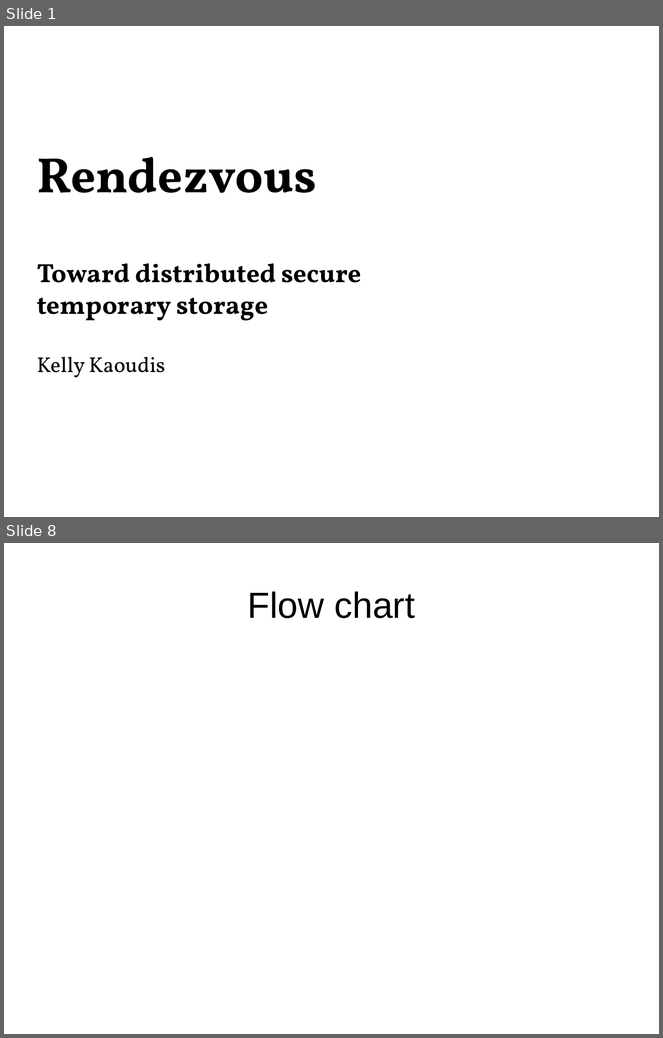
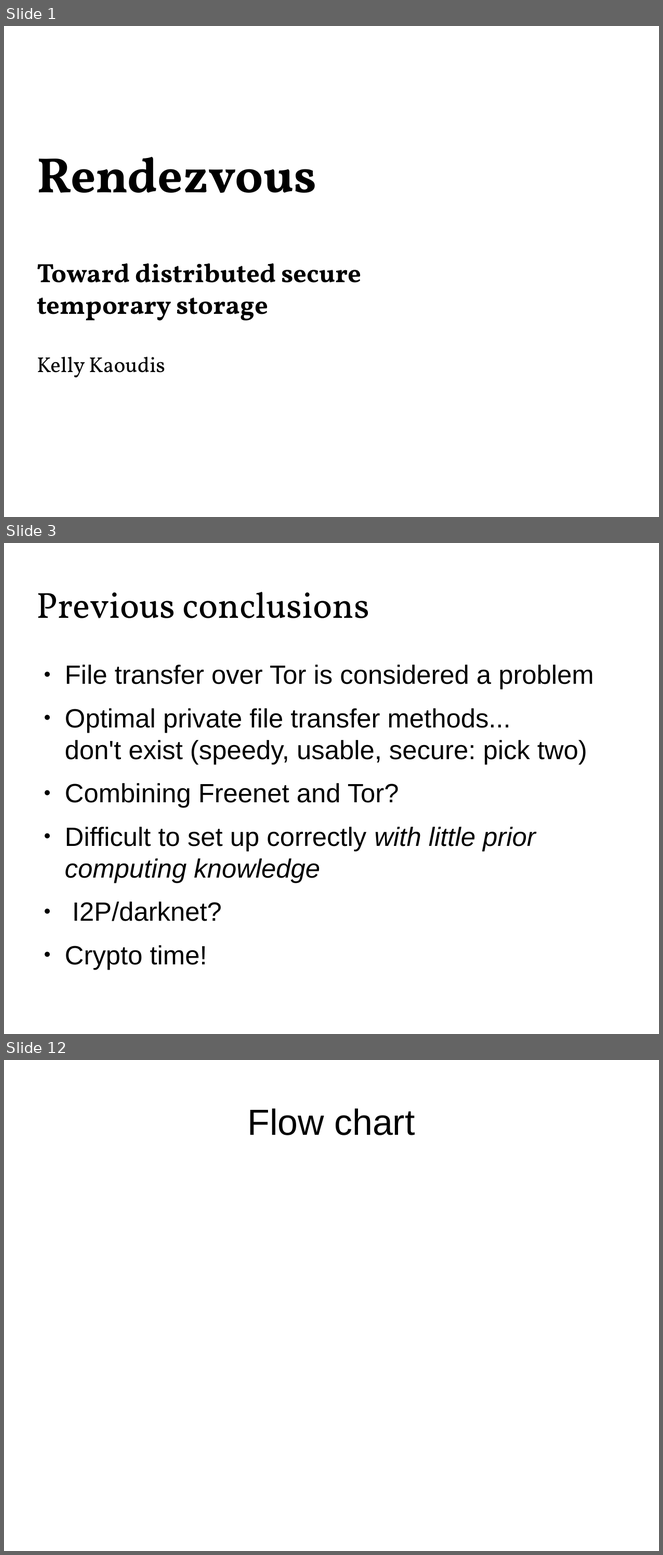
Before and after one commit to Zandrr/phonebook.js, a slide deck: documentation/ecen5013_presentation.odp. Shown one above the other, each under a label of ours: slides 1 and 8 before the commit, slides 1, 3 and 12 after it; the slides between them are not shown. The pictures are 663x1038 and 663x1555 pixels, drawn with LibreOffice and Linux fonts; fonts in the diff are those of the drawing. Boxes give left, top, right and bottom in pixels: in the first picture for what was removed or moved away, otherwise in the second. Text is boxed around its words. In the diff, an @@ line names an element or a change of style, - is before the commit and + after.

```diff
--- a/documentation/ecen5013_presentation.odp
+++ b/documentation/ecen5013_presentation.odp
@@ slide 3 added at <box>4,543,659,1034</box>, background #FFFFFF @@
@@ title added at <box>37,592,370,618</box>, 44 pt, text #000000 @@
+Previous conclusions
@@ text added at <box>65,665,594,922</box>, 32 pt, text #000000 @@
+● File transfer over Tor is considered a problem
+● Optimal private file transfer methods...
+  don't exist (speedy, usable, secure: pick two)
+● Combining Freenet and Tor?
+● Difficult to set up correctly with little prior computing knowledge
+● I2P/darknet?
+● Crypto time!
@@ what was slide 8 is now slide 12 @@
```
Also in this commit, not shown: 1 slide changed, 11 other slides added, 10 slides removed, 2 other files.
